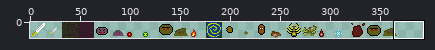
Two states of a sprite sheet, assets/spritesheet.png. Above: a wide view before the commit, with the close-up outlined.
Close-up. Old version:
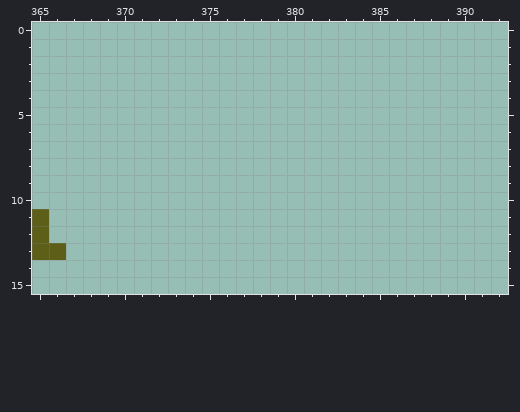
The file is 512x16 pixels. Pixels under 10% opacity are left out. Colours within 5 levels of each other are drawn and written as one. Shown: x 365..392, y 0..15. The wide view leaves out empty margins.
Once edited:
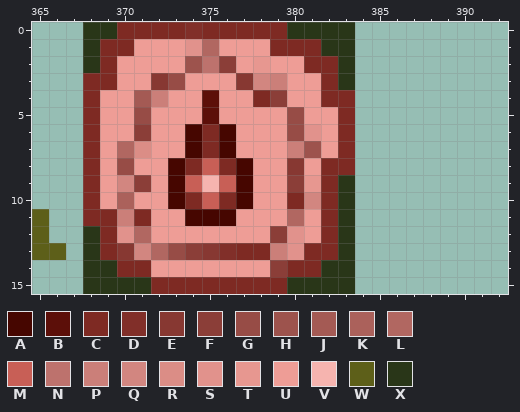
Palette (. is transparent): A #460600  B #5c0f09  C #7e2a23  D #812f29  E #873832  F #8b3e38  G #974c46  H #9d534d  J #a45a54  K #ab615b  L #b16761  M #c85f56  N #bd726d  P #cb7f79  Q #d28680  R #db8d86  S #e1928c  T #e79790  U #ee9d96  V #f6b4af  W #5d5f19  X #293618
What changed:
y 0: x 368..383 ................ -> XXCCCCDCCCCCXXXX
y 1: x 368..383 ................ -> XCCUUUSLUUUCCCXX
y 2: x 368..383 ................ -> XCUUUUHNFUTUUCCX
y 3: x 368..383 ................ -> CCUUEGUUUEQPUUCX
y 4: x 368..383 ................ -> CUUJPUUBUUCFUUCC
y 5: x 368..383 ................ -> CUUGUUUBUUUUGUUC
y 6: x 368..383 ................ -> CUUFUUACAUUUGSUC
y 7: x 368..383 ................ -> CULRUUACAUUUPHUC
y 8: x 368..383 ................ -> CUGUUACMCAUUEUCC
y 9: x 368..383 ................ -> CUQFUAMVMAUUFTCX
y 10: x 368..383 ................ -> CUKUUACMCAUUCQCX
y 11: x 368..383 ................ -> CCPCUUAAAUUULUCX
y 12: x 368..383 ................ -> XCSLUUUUUUUFSUCX
y 13: x 368..383 ................ -> XCEQLGFEDCCPSCCX
y 14: x 368..383 ................ -> XXCCUUUUUUUFCCXX
y 15: x 368..383 ................ -> XXXXCCCCCCCCXXXX
Pixel boxes of the changes (left, top, right, bottom) in both close-ups:
added: (83, 22, 355, 294)
